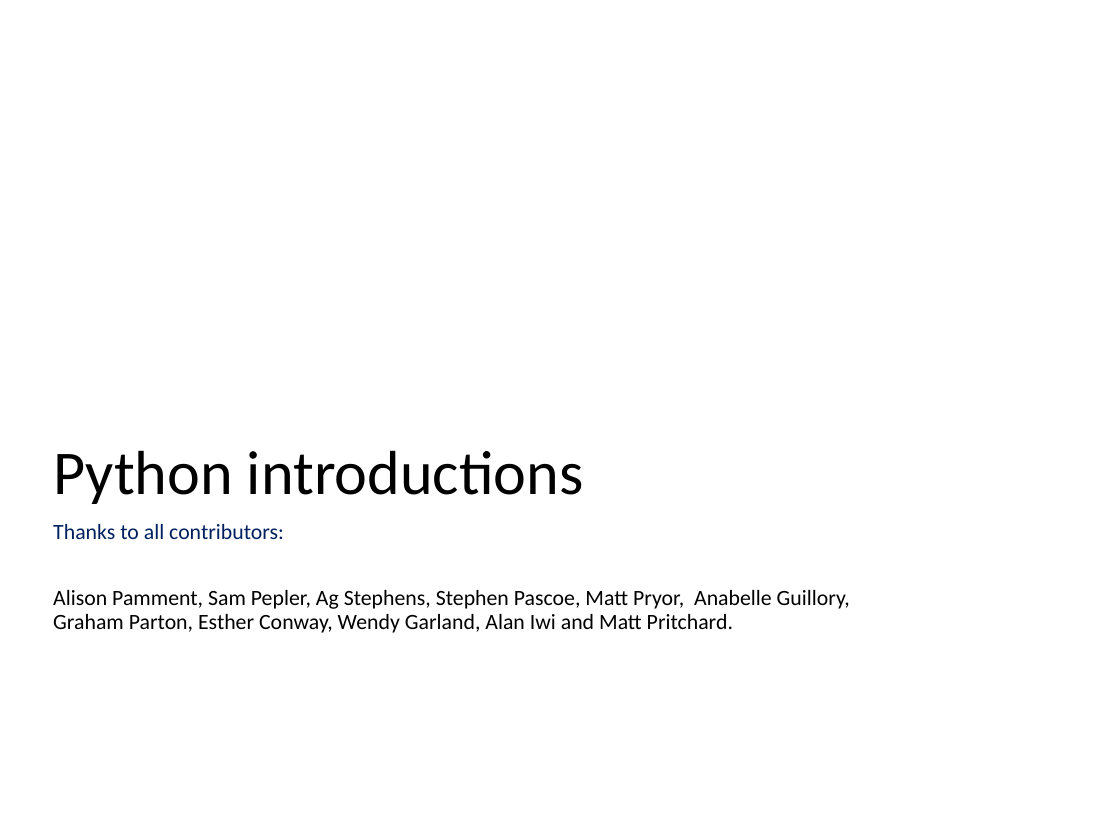
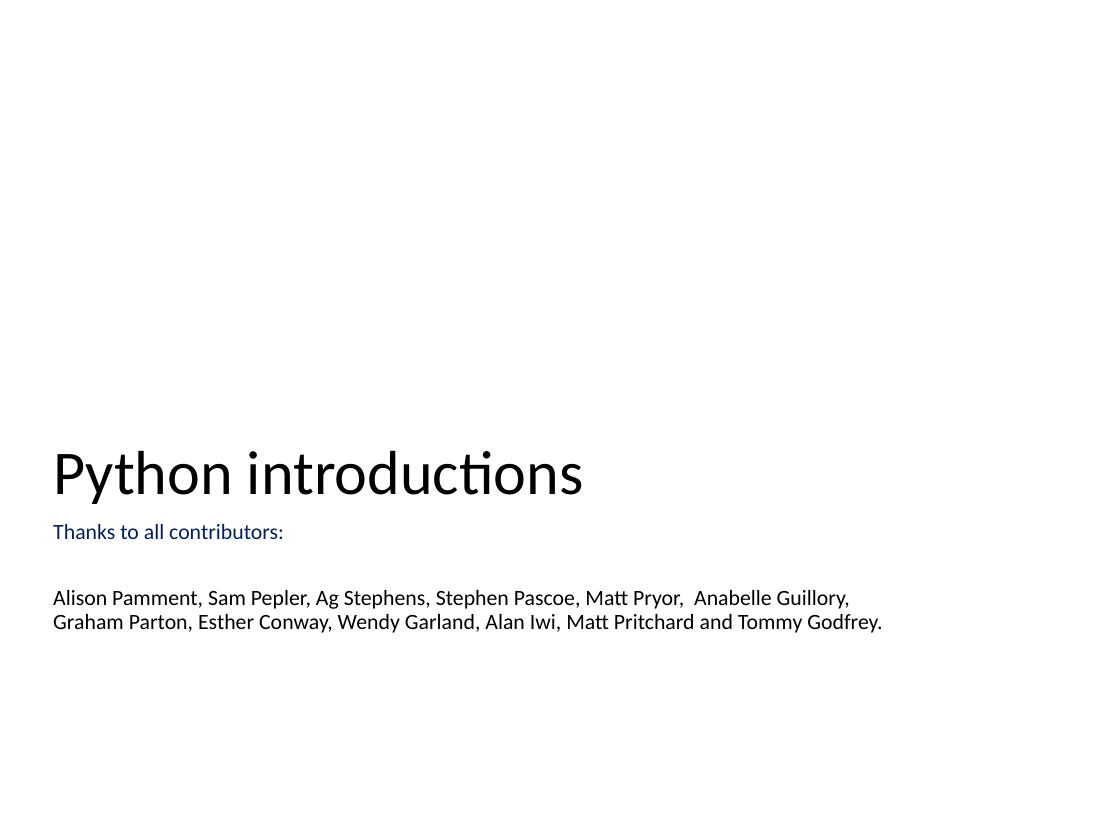
Before and after one commit to ncasuk/ncas-isc, a slide deck: slide 1 of python/presentations/learning_python/01_ceda-intro.pptx. Drawn at 1120x840 pixels with LibreOffice and Linux fonts; fonts in the diff are those of the drawing; background and template pictures are left out. Boxes give left, top, right and bottom in pixels: in the first picture for what was removed or moved away, otherwise in the second. Text is boxed around its words. In the diff, an @@ line names an element or a change of style, - is before the commit and + after.

Commit message:
Added name to all Python slides

```diff
--- a/python/presentations/learning_python/01_ceda-intro.pptx
+++ b/python/presentations/learning_python/01_ceda-intro.pptx
@@ subtitle at <box>53,590,882,633</box>: text changed @@
-Alison Pamment, Sam Pepler, Ag Stephens, Stephen Pascoe, Matt Pryor, Anabelle Guillory, Graham Parton, Esther Conway, Wendy Garland, Alan Iwi and Matt Pritchard.
+Alison Pamment, Sam Pepler, Ag Stephens, Stephen Pascoe, Matt Pryor, Anabelle Guillory, Graham Parton, Esther Conway, Wendy Garland, Alan Iwi, Matt Pritchard and Tommy Godfrey.
```
Also in this commit, not shown: 15 other files.
